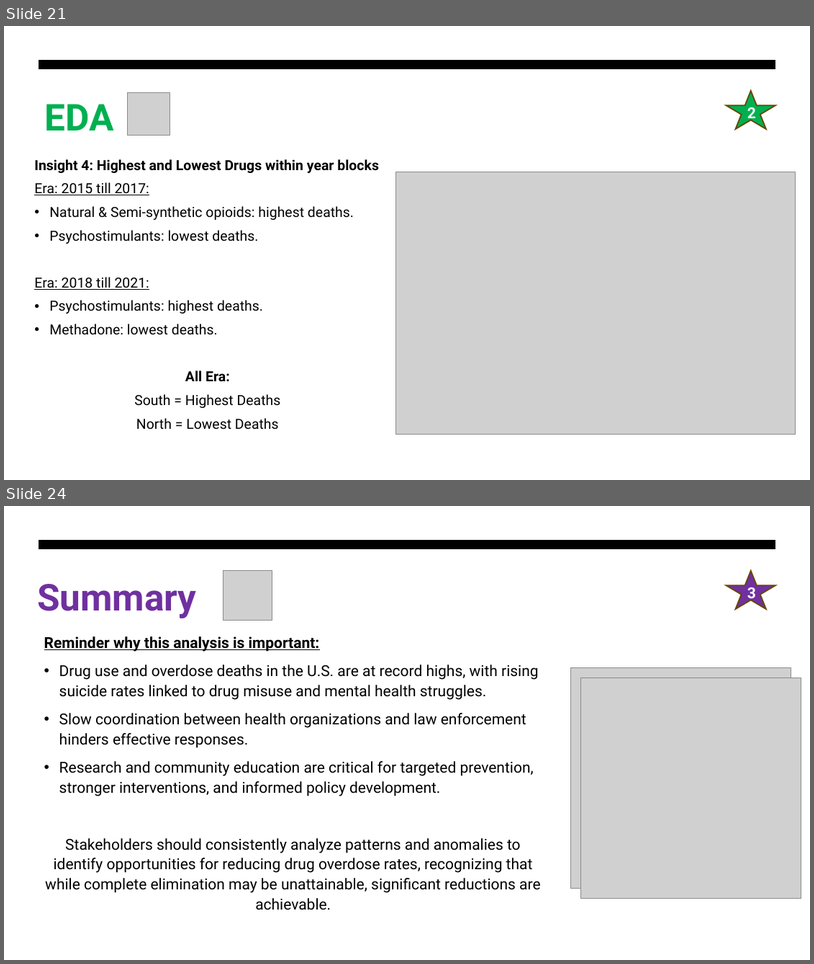
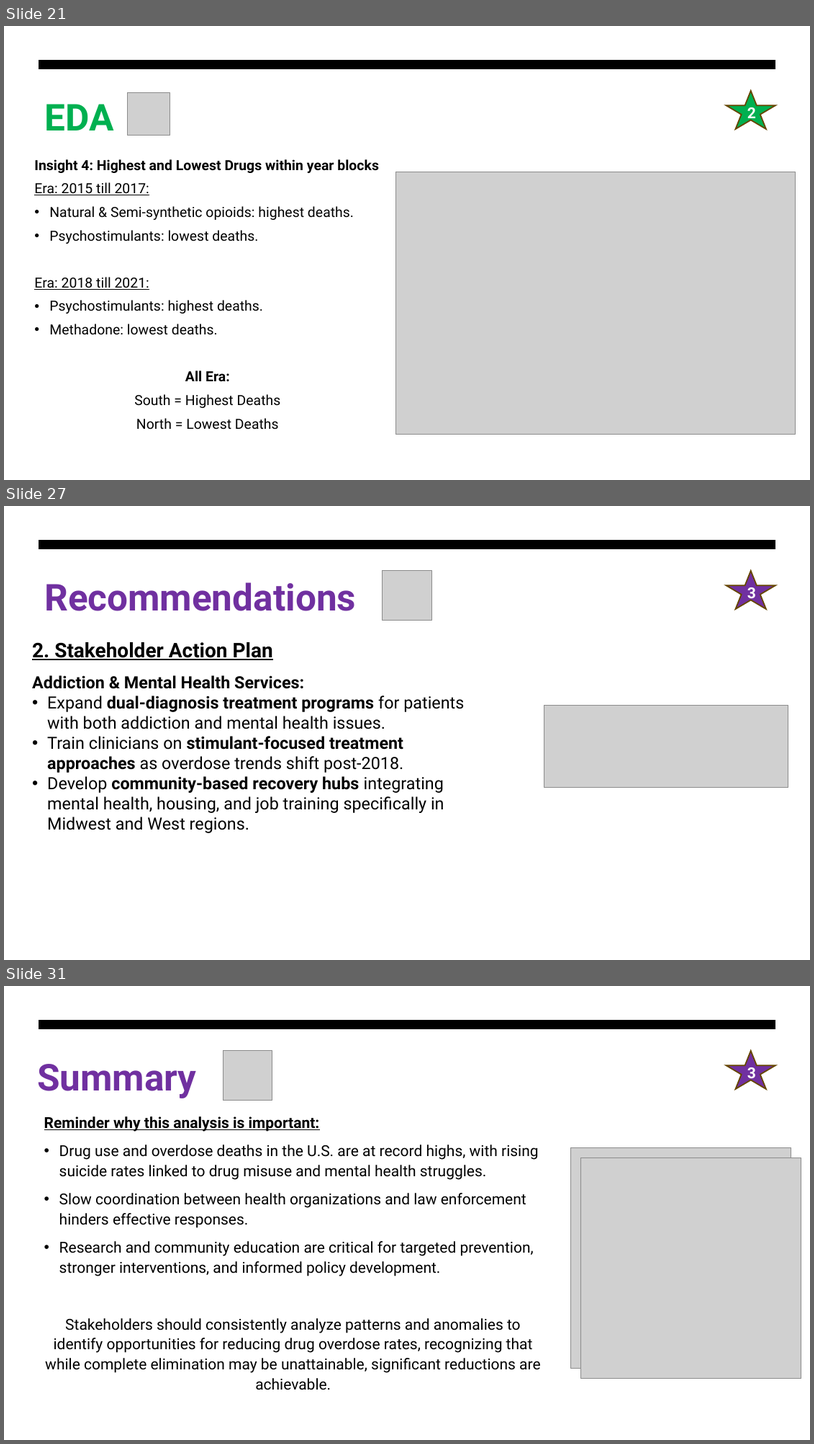
Before and after one commit to AaronTYT/IOD_mini_project_1-US_Drugs, a slide deck: Mini_Project1_Aaron_Tan_Drugs.pptx. Shown one above the other, each under a label of ours: slides 21 and 24 before the commit, slides 21, 27 and 31 after it; the slides between them are not shown. The pictures are 814x964 and 814x1444 pixels, drawn with LibreOffice and Linux fonts; fonts in the diff are those of the drawing; grey boxes stand for pictures. Boxes give left, top, right and bottom in pixels: in the first picture for what was removed or moved away, otherwise in the second. Text is boxed around its words. In the diff, an @@ line names an element or a change of style, - is before the commit and + after.

```diff
--- a/Mini_Project1_Aaron_Tan_Drugs.pptx
+++ b/Mini_Project1_Aaron_Tan_Drugs.pptx
@@ slide 27 added at (4, 506, 810, 960), background #FFFFFF; not listed: 1 template element that a slide beside it also shows @@
@@ title added at (44, 582, 356, 611), 44 pt, text #7030A0, bold @@
+Recommendations
@@ picture added at (383, 571, 432, 620) @@
@@ star added at (727, 571, 777, 609), fill #7030A0, outline #674600 1.5 pt, 18 pt, text #FFFFFF, bold @@
+3
@@ text added at (32, 642, 464, 833), 20 pt, text #000000 @@
+2. Stakeholder Action Plan
+Addiction & Mental Health Services:
+• Expand dual-diagnosis treatment programs for patients with both addiction and mental health issues.
+• Train clinicians on stimulant-focused treatment approaches as overdose trends shift post-2018.
+• Develop community-based recovery hubs integrating mental health, housing, and job training specifically in Midwest and West regions.
@@ picture added at (545, 705, 789, 787) @@
@@ what was slide 24 is now slide 31 @@
```
Also in this commit, not shown: 4 slides changed, 6 other slides added, 1 other file.
